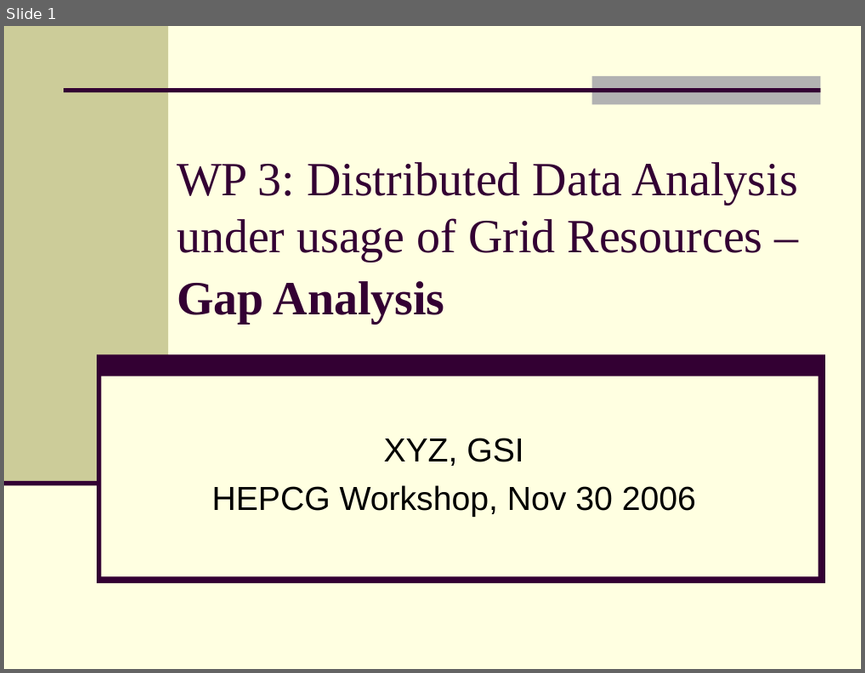
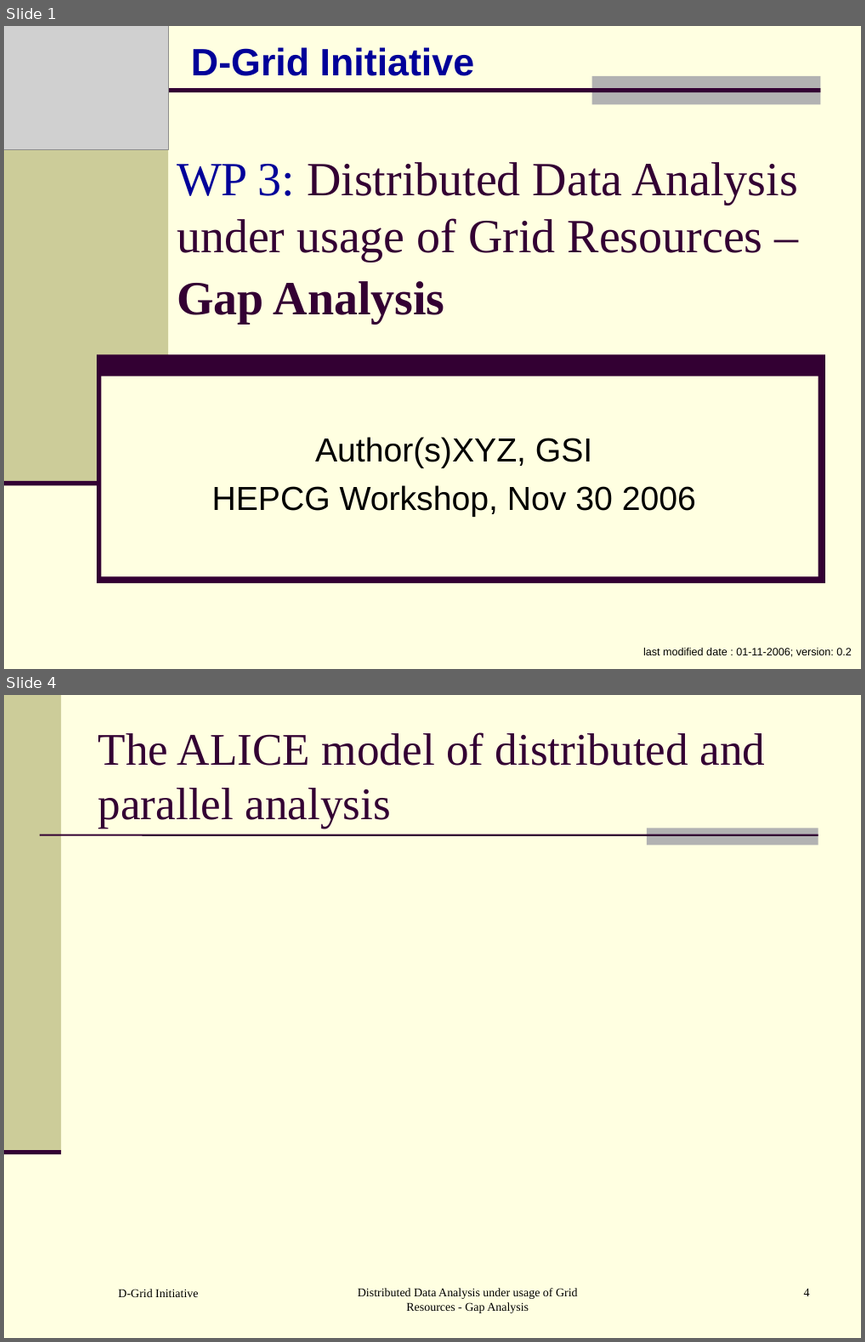
Before and after one commit to AnarManafov/PoDDocumentation, a slide deck: HEPCG-Workshops/2006-Nov/HEPCG-Workshops-2006-Nov.ppt. Shown one above the other, each under a label of ours: slide 1 before the commit, slides 1 and 4 after it; the slides between them are not shown. The pictures are 865x673 and 865x1342 pixels, drawn with LibreOffice and Linux fonts; fonts in the diff are those of the drawing; grey boxes stand for pictures. Boxes give left, top, right and bottom in pixels: in the first picture for what was removed or moved away, otherwise in the second. Text is boxed around its words. In the diff, an @@ line names an element or a change of style, - is before the commit and + after.

```diff
--- a/HEPCG-Workshops/2006-Nov/HEPCG-Workshops-2006-Nov.ppt
+++ b/HEPCG-Workshops/2006-Nov/HEPCG-Workshops-2006-Nov.ppt
@@ slide 4 added at (4,695,861,1338), background #FFFFE1 @@
@@ rectangle added at (4,695,62,1151), fill #CCCC99 @@
@@ title added at (98,732,765,828), 38 pt, text #330033 @@
+The ALICE model of distributed and parallel analysis
@@ line added from (40, 834) to (818, 834), #330033 1.5 pt @@
@@ rectangle added at (647,828,818,845), fill #B2B2B2 @@
@@ line added from (4, 1151) to (62, 1151), #330033 3.49 pt @@
@@ text added at (118,1288,198,1297), 10 pt, text #000000 @@
+D-Grid Initiative
@@ text added at (358,1287,578,1313), 10 pt, text #000000 @@
+Distributed Data Analysis under usage of Grid Resources - Gap Analysis
@@ page number added at (804,1287,810,1296), 10 pt, text #000000 @@
+4
@@ slide 1 changed as well @@
@@ picture added at (4,26,169,149) @@
@@ text added at (191,47,475,76), 32 pt, text #000099, bold @@
+D-Grid Initiative
@@ title "WP 3: Distributed Data Analysis ..." at (177,162,798,324): text colour #330033 to #000099 in "WP 3:" @@
@@ subtitle at (315,437,592,468): text changed @@
-XYZ, GSI
+Author(s)XYZ, GSI
@@ text added at (643,647,851,657), 9 pt, text #000000 @@
+last modified date : 01-11-2006; version: 0.2
```
Also in this commit, not shown: 1 other slide changed, 9 other slides added.
